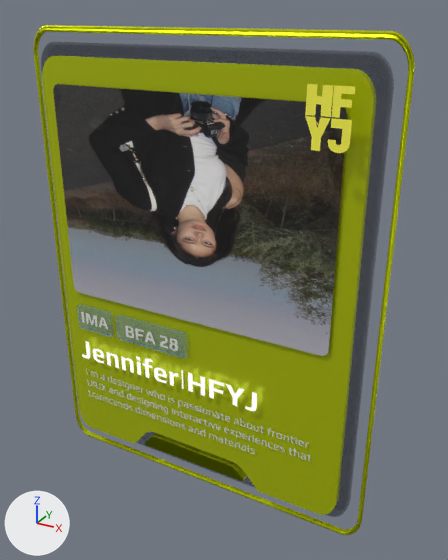
An edit to the glTF model about.glb, drawn before and after from the same camera.
Both versions are drawn from a 50 mm lens placed at (3.52, -5.33, 2.75), pointed at (0.45, 0.24, -0.04). Every picture has the same lights, and +X, +Y and +Z are marked at lower left. Where no turn or scale is listed for an object, it has been applied to the vertices.

Script lines for the objects in view, before the commit:
```python
me_mesh_0 = bpy.data.meshes.new('Mesh_0')
me_mesh_0.from_pydata(...)  # 164 vertices, 162 faces; spans x -1.67..1.67, y 0.0, z -1.24..1.24
me_mesh_0.materials.append(mat_material_0)  # picture img_image
me_plane_002 = bpy.data.meshes.new('Plane.002')
me_plane_002.from_pydata(...)  # 48 vertices, 92 faces; spans x -0.497..0.497, y 0.0..0.064, z -0.16..0.16
me_plane_002.materials.append(mat_material_002)  # blue #398ce7
me_text_003 = bpy.data.meshes.new('Text.003')
me_text_003.from_pydata(...)  # 17892 vertices, 17724 faces; spans x 0.0..3.19, y 0.0, z -0.34..0.11
me_text_003.materials.append(mat_material_003)  # white #e9f0ff
ob_plane_001 = bpy.data.objects.new('Plane.001', me_plane_002)
ob_plane_001.location = (-0.38, -0.06, -0.84)
ob_ra_sm_jpg = bpy.data.objects.new('ra sm.jpg', me_mesh_0)
ob_ra_sm_jpg.location = (0.14, -0.05, 0.75)
ob_text_003 = bpy.data.objects.new('Text.003', me_text_003)
ob_text_003.location = (-1.48, -0.04, -1.7)
# also in view: 'Shape 2' at (0.12, 0.05, -2.45); 'Text' at (-0.22, -0.08, -1.27); 'Boolean' at (0.16, 0.03, -0.16); 'Plane' at (-1.23, -0.03, -0.84); 'Rectangle' at (0.14, 0.18, -0.15)
```
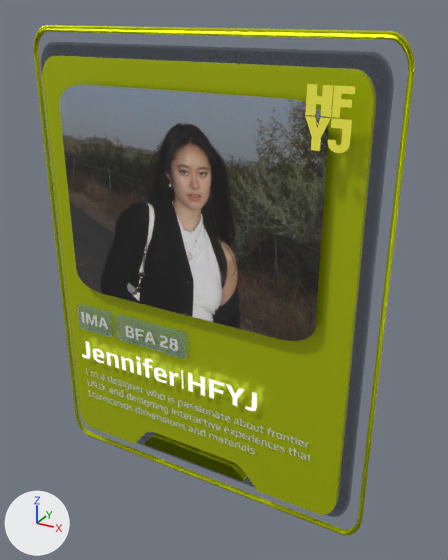
Boxes [x1, y1, x2, y2] around the edits, measured in the pictures (448 x 560 px):
'ra sm.jpg', deleted: before [53, 84, 347, 356]
'image', added: after [59, 85, 328, 341]

What the commit changed:
Material 'image' (mat_image) is new.
Its texture is img_image (with its transparency).
Mesh me_image is new.
It has 52 vertices, 50 faces and spans x -1.54..1.54, y 0.0, z -1.2..1.2.
It uses material mat_image (picture img_image).
Object 'ra sm.jpg' (ob_ra_sm_jpg) is deleted.
Object 'image' (ob_image) is new; it shows me_image.
Its location is (0.14, -0.11, 0.81).
